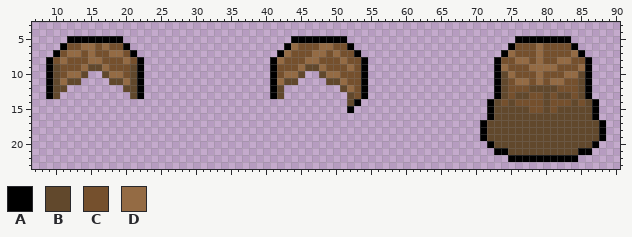
Sprite sheet, stored at public/images/hair/hair-6.mini.png. Above: the version before the commit.
The file is 96x32 pixels. Shown: x 7..90, y 3..23.
Palette (. is transparent): A #000000  B #61482c  C #75502d  D #946b44
Pixels before, first column x 9:
 5 ...AAAAAAAA........................AAAAAAAA........................AAAAAAAA.....
 6 ..ACCDDCDCCA......................ADCCCDDCCA......................ACCCDCCCCA....
 7 .ACDDCDCCDDCA....................ADCCCDDCDCCA....................ADCCCDCCCCDA...
 8 ACDCCCDDCCCDCA..................ADCCCDDCCCDCCA..................ACCDDCDCCDDCCA..
 9 ABCCCDBBDCCCBA..................ACCCDBBDCCCDCA..................ADCCCDDDDCCCDA..
10 ABCDDB..BDDCBA..................ACDDB..BDDCCCA..................ABDCCCDCCCDDBA..
11 ABDBB....BBDBA..................ADBB....BBDCCA..................ABCDDCDCDDCCBA..
12 ABB........BBA..................AB........BDCA..................ABCCCBBBBCCCBA..
13 AB..........BA..................AB.........BCA..................ABCBBCCBCBBCBA..
14 ...........................................BA..................ABCBCCCCBCCCBCBA.
15 ...........................................A...................ABBBBBCCBCBBBBBA.
16 ...............................................................ABBBBBBBBBBBBBBA.
17 ..............................................................ABBBBBBBBBBBBBBBBA
18 ..............................................................ABBBBBBBBBBBBBBBBA
19 ..............................................................ABBBBBBBBBBBBBBBBA
20 ...............................................................ABBBBBBBBBBBBBBA.
21 ................................................................AABBBBBBBBBBAA..
22 ..................................................................AAAAAAAAAA....
After the commit:
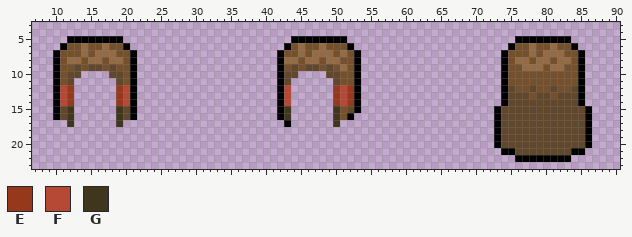
Colours new in this view: E #95381c  F #b54936  G #40361d
Diff:
Changed rows in their new state; - is an unchanged pixel.
first column x 9:
 6 ------C----------------------------CD---C----------------------------DC-D-------
 7 ---CCDCDD-C-----------------------C-D---DCD-----------------------C--DCDDD-C----
 8 .ACDD----DDCA.------------------.ADD----DDC-A.------------------.A-----D----A.--
 9 .A--BC--CB--A.------------------.A-BC--CB-DCA.------------------.A--D--C-D--A.--
10 .A-BB.--.BB-A.------------------.ABB.--.BB--A.------------------.AC---C---CCA.--
11 .AC-.----.-CA.------------------.A-.----.-C-A.------------------.A-CC-C-CC--A.--
12 .AFE------EFA.------------------.AF------EFEA.------------------.AB---CC---BA.--
13 .AFE------EFA.------------------.AF------EFEA.------------------.AB---B----BA.--
14 -AFE------EFA--------------------AF------EFE-------------------..A-BBBB-BBB-A..-
15 -ABG------GBA--------------------AG------GCBA------------------.A----BB-B----A.-
16 -ABG------GBA--------------------AG------GCA-------------------.A------------A.-
17 ---G------G-----------------------A------G--------------------..A------------A..
18 --------------------------------------------------------------..A------------A..
19 --------------------------------------------------------------..A------------A..
20 ---------------------------------------------------------------.A------------A.-
21 ----------------------------------------------------------------.-A--------A-.--
22 ------------------------------------------------------------------.--------.----
Where, in picture pixels (left, top, right, bottom), the same in both pictures:
changed: (46, 43, 144, 127)
changed: (270, 43, 368, 127)
changed: (480, 43, 606, 162)
